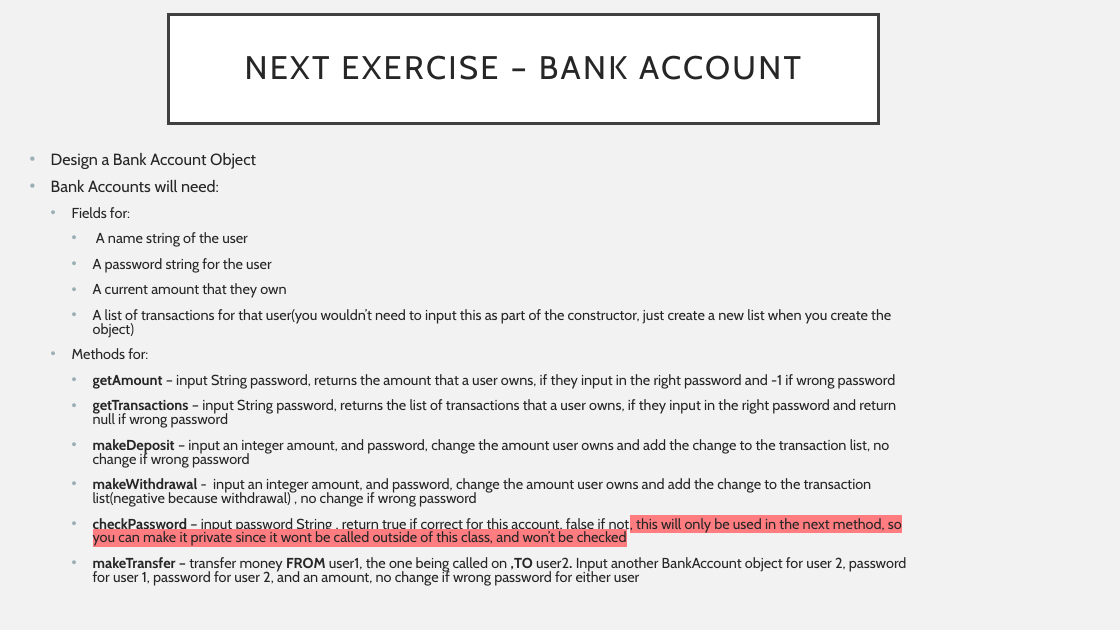
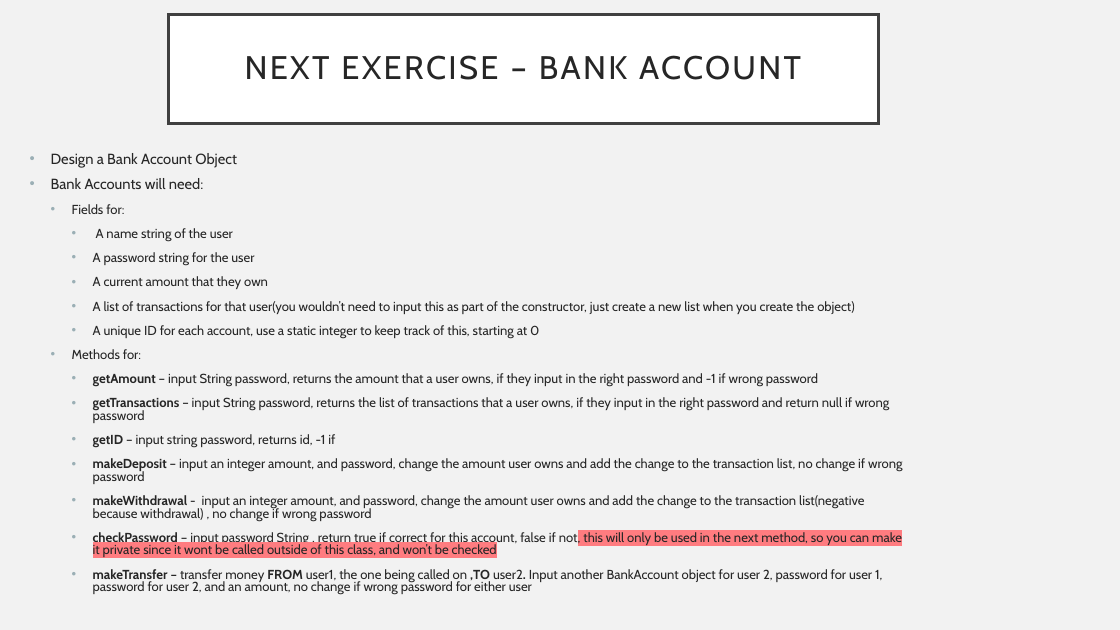
Before and after one commit to Halcyon-Days/IEEEWorkshop, a slide deck: slide 26 of Java Workshop.pptx (slide 25 before the commit). Drawn at 1120x630 pixels with LibreOffice and Linux fonts; fonts in the diff are those of the drawing. Boxes give left, top, right and bottom in pixels: in the first picture for what was removed or moved away, otherwise in the second. Text is boxed around its words. In the diff, an @@ line names an element or a change of style, - is before the commit and + after.

```diff
--- a/Java Workshop.pptx
+++ b/Java Workshop.pptx
@@ text at bbox=[51, 153, 902, 595]: size 13.9 to 12.6 pt in "Design a Bank Account Object", "Bank Accounts will need:"; size 12.4 to 11.2 pt in "Fields for:", "A name string of the user", "A password string for the user", "A current amount that they own" and 8 more places @@
@@ text at bbox=[93, 325, 539, 339]: paragraph added @@
+    • A unique ID for each account, use a static integer to keep track of this, starting at 0
@@ text at bbox=[93, 434, 335, 448]: paragraph added @@
+    • getID – input string password, returns id, -1 if
```
Also in this commit, not shown: 3 other files.
